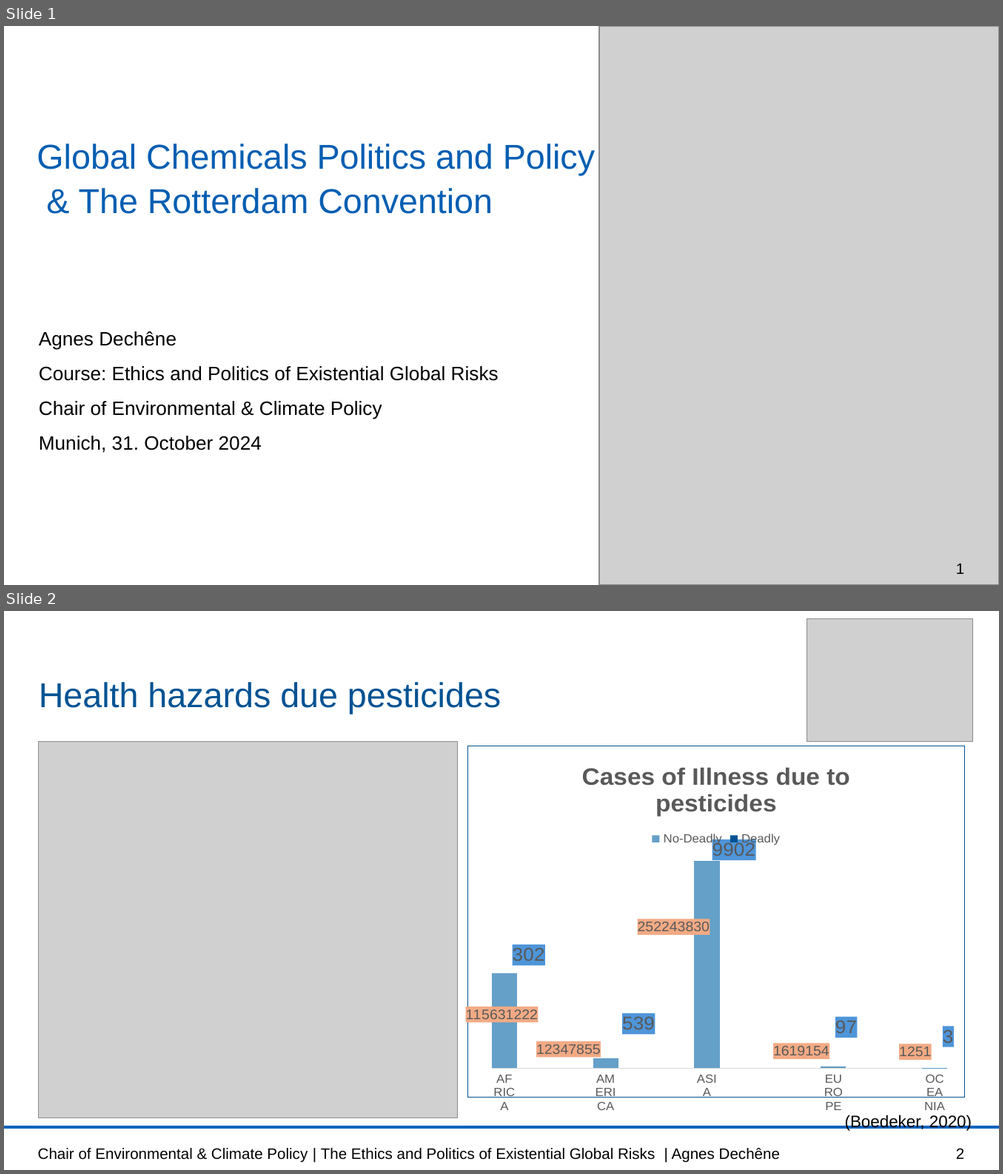
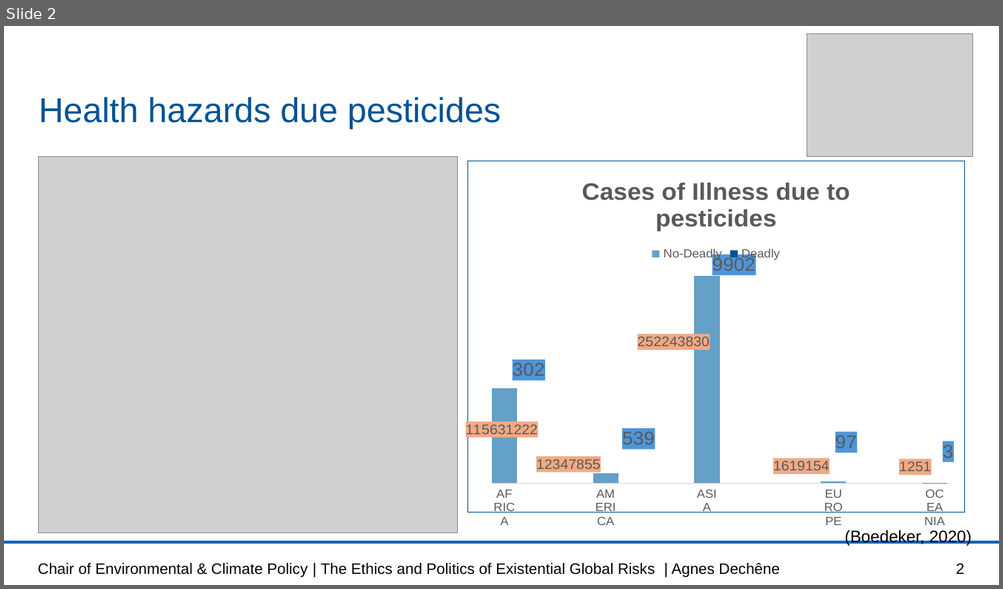
Before and after one commit to lisab00/UncertaintyQuantificationHydrology, a slide deck: MMUQ_task1.pptx. Shown one above the other, each under a label of ours: slides 1 and 2 before the commit, slide 2 after it. The pictures are 1003x1174 and 1003x589 pixels, drawn with LibreOffice and Linux fonts; fonts in the diff are those of the drawing; grey boxes stand for pictures; background and template pictures are left out. Boxes give left, top, right and bottom in pixels: in the first picture for what was removed or moved away, otherwise in the second. Text is boxed around its words. In the diff, an @@ line names an element or a change of style, - is before the commit and + after.

```diff
--- a/MMUQ_task1.pptx
+++ b/MMUQ_task1.pptx
@@ slide 1 removed at [4, 26, 999, 585], background #FFFFFF @@
@@ picture removed at [599, 26, 999, 585] @@
@@ title removed at [37, 144, 595, 214] @@
-Global Chemicals Politics and Policy
-& The Rotterdam Convention
@@ text removed at [39, 332, 498, 453] @@
-Agnes Dechêne
-Course: Ethics and Politics of Existential Global Risks
-Chair of Environmental & Climate Policy
-Munich, 31. October 2024
@@ page number removed at [956, 564, 964, 574] @@
-1
```
Also in this commit, not shown: 4 slides changed, 2 slides added.
